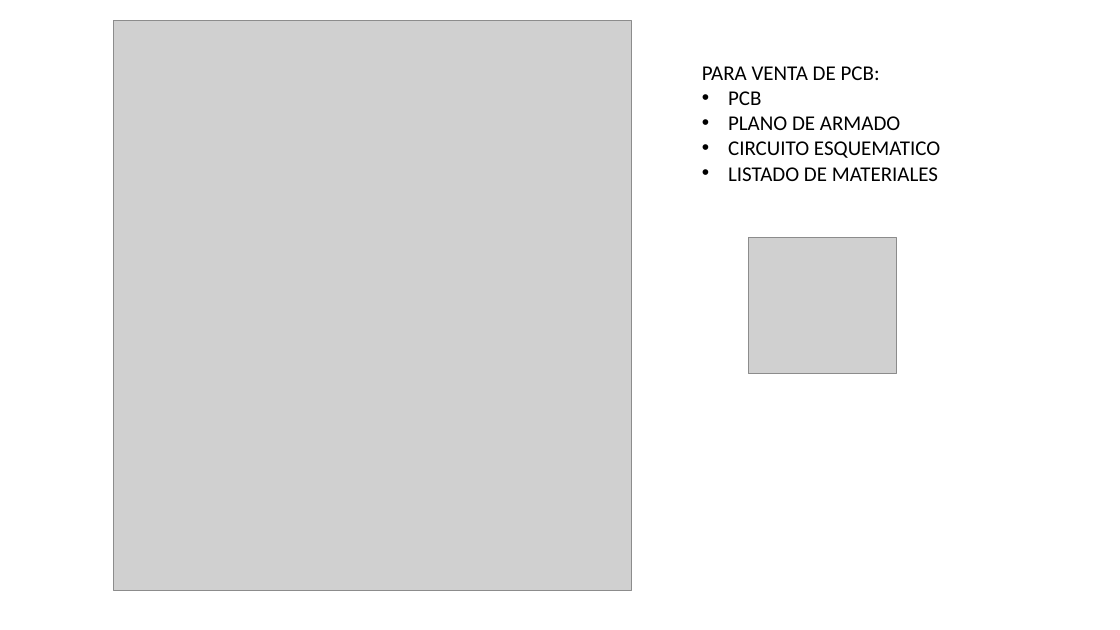
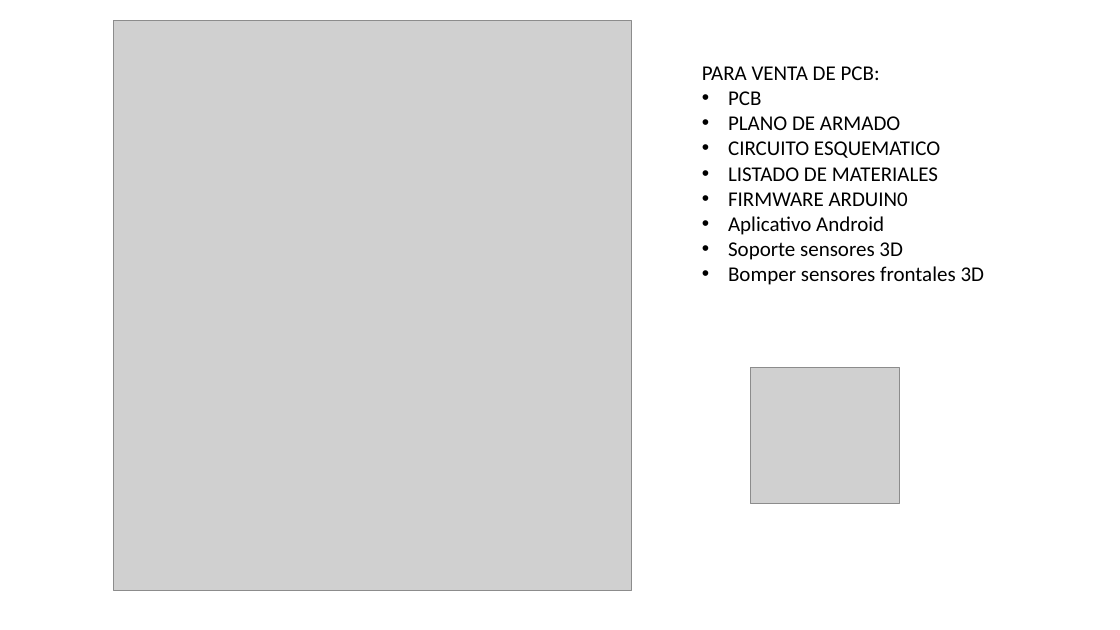
Before and after one commit to rachingenieria/arduinorachvel_v1, a slide deck: slide 7 of PRESENTACION ARDUINORACHVEL.X.pptx. Drawn at 1120x630 pixels with LibreOffice and Linux fonts; fonts in the diff are those of the drawing; grey boxes stand for pictures. Boxes give left, top, right and bottom in pixels: in the first picture for what was removed or moved away, otherwise in the second. Text is boxed around its words. In the diff, an @@ line names an element or a change of style, - is before the commit and + after.

```diff
--- a/PRESENTACION ARDUINORACHVEL.X.pptx
+++ b/PRESENTACION ARDUINORACHVEL.X.pptx
@@ text at [728,192,985,285]: paragraphs added @@
+• FIRMWARE ARDUIN0
+• Aplicativo Android
+• Soporte sensores 3D
+• Bomper sensores frontales 3D
@@ picture: place and size @@
-picture at [749,238,897,374]
+picture at [751,368,900,504]
```
Also in this commit, not shown: 1 other slide changed, 2 slides removed, 4 other files.
